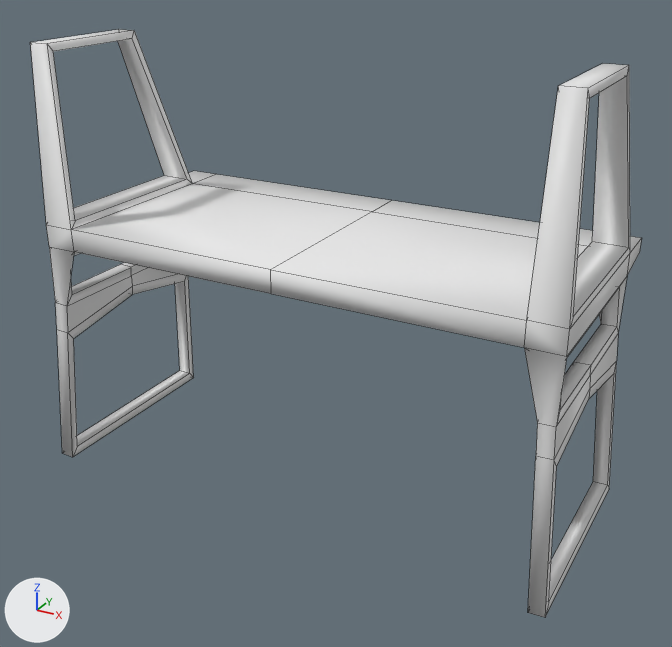
One commit to the FBX model EgoFractum/Assets/Models/desk.fbx: the scene before it, then after it.
Camera for both pictures: a 50 mm camera at (1.149, -2.033, 1.495) aimed at (0.028, 0.004, 0.477). The axes (+X, +Y, +Z) are drawn at lower left. The lights are the same throughout. The picture after the commit comes second. Mesh edges are drawn as thin lines.

Objects in the first picture: 'Desk'.
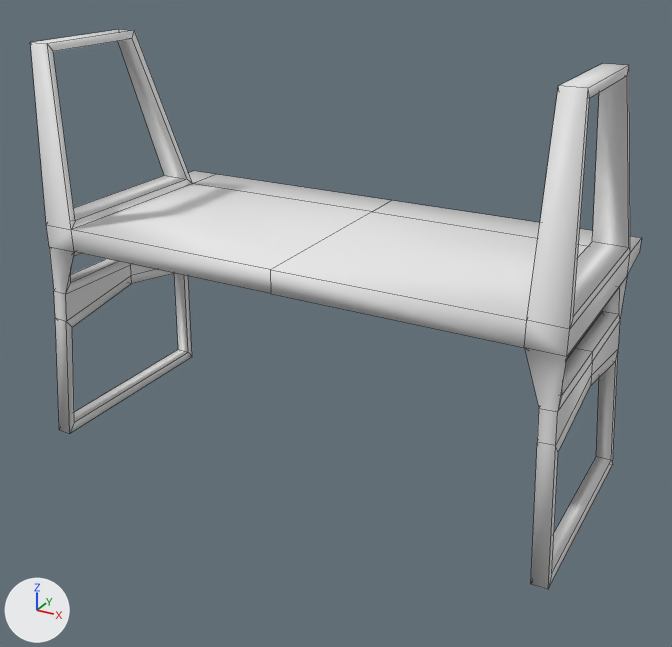
The newer file is also turned or shifted as a whole; pictures and numbers use the older file's frame.

Pixel boxes (x1, y1, x2, y2) of what changed, in the pictures (672 x 647 px; the box of a moved part takes in the faces that stretch with it):
'Desk', reshaped
    before: (30, 29, 641, 617)
    after: (30, 29, 641, 589)
part 1 of me_cube_005, moved or reshaped
    before: (525, 277, 627, 467)
    after: (525, 277, 627, 452)
part 2 of me_cube_005, moved or reshaped
    before: (528, 366, 616, 617)
    after: (531, 352, 618, 589)
part 3 of me_cube_005, moved or reshaped
    before: (49, 247, 186, 339)
    after: (49, 247, 175, 327)
part 4 of me_cube_005, moved or reshaped
    before: (57, 276, 194, 457)
    after: (55, 274, 192, 433)

Patch to the scene script:
```diff
--- a/EgoFractum/Assets/Models/desk.fbx.py
+++ b/EgoFractum/Assets/Models/desk.fbx.py
@@ me_cube_005 @@
 # used by ob_desk; location = (0.0, 0.0, 0.0)
-me_cube_005.from_pydata(...)  # 126 vertices, 137 faces; spans x -0.75..0.75, y -0.301..0.399, z -0.001..1.199
+me_cube_005.from_pydata(...)  # 126 vertices, 137 faces; spans x -0.75..0.75, y -0.301..0.399, z 0.081..1.199
+# me_cube_005 part 1: all 24 vertices in x 0.679..0.728, y -0.281..0.281, z 0.38..0.517 are moved by (0.0, 0.0, 0.036)
+# me_cube_005 part 2: all 8 vertices in x 0.707..0.75, y -0.301..0.301, z -0.001..0.028 are moved by (0.0, 0.0, 0.082)
+# me_cube_005 part 3: all 24 vertices in x -0.728..-0.679, y -0.281..0.281, z 0.38..0.517 are moved by (0.0, 0.0, 0.036)
+# me_cube_005 part 4: all 8 vertices in x -0.75..-0.707, y -0.301..0.301, z -0.001..0.028 are moved by (0.0, 0.0, 0.082)
```
